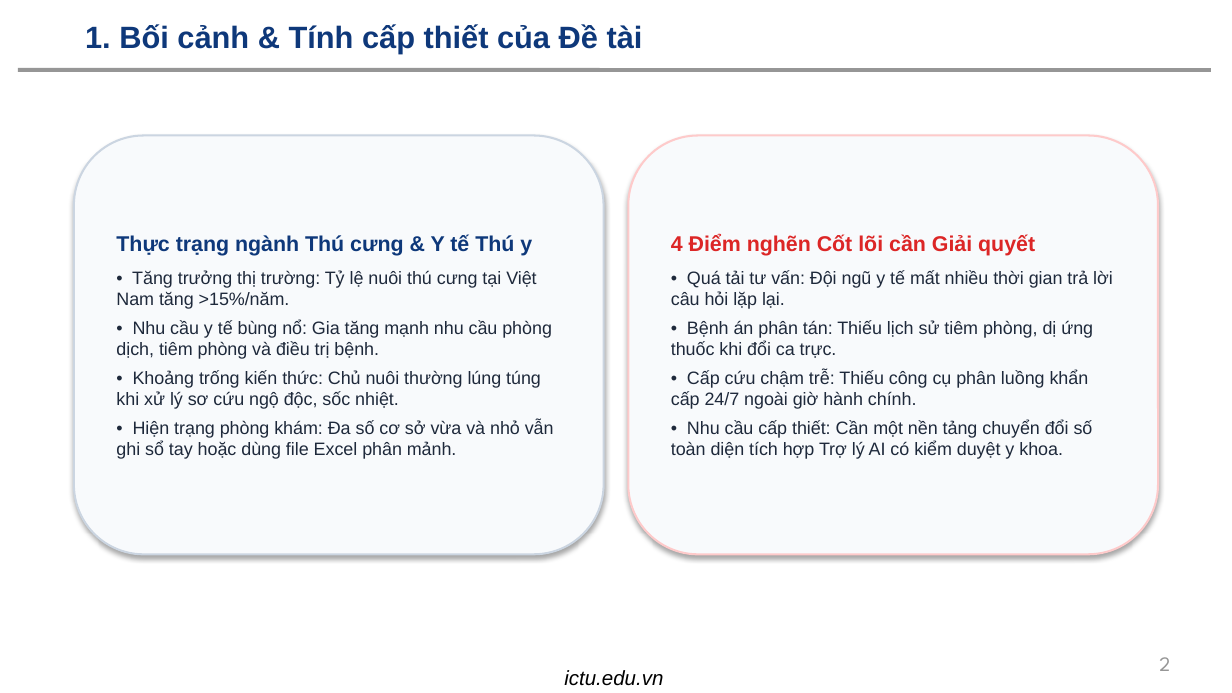
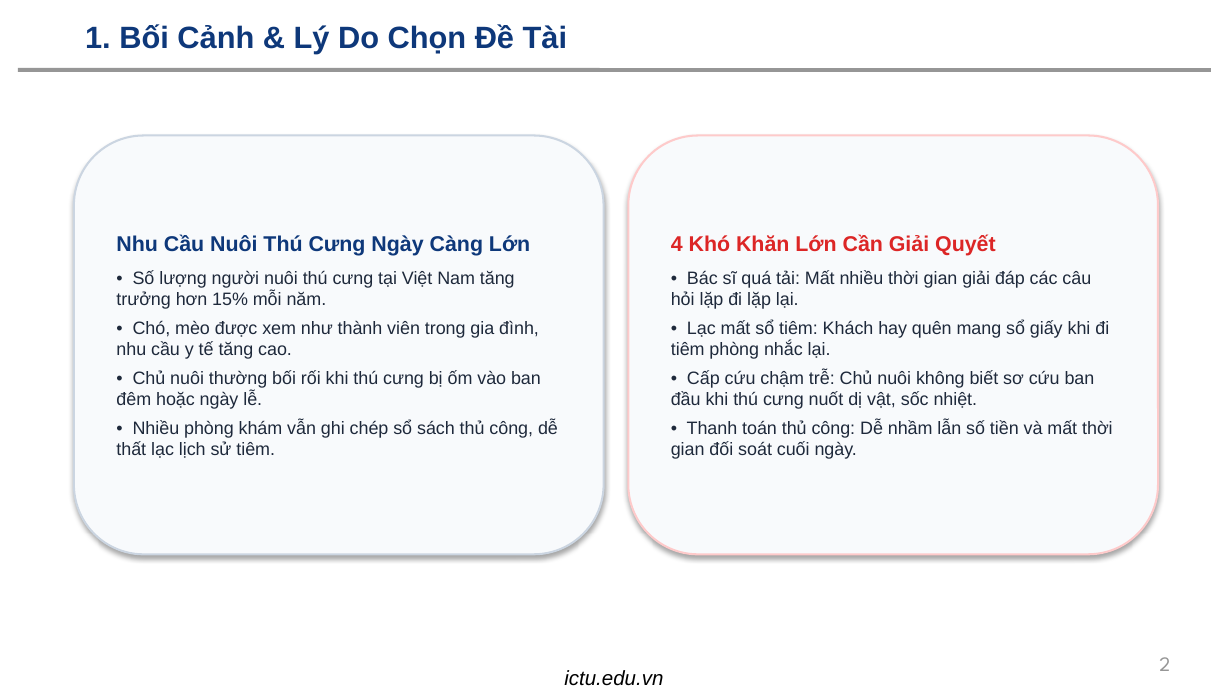
Before and after one commit to dtc245200209-lang/HE-THONG-QUAN-LY-THU-CUNG-VA-LICH-CHAM-SOC-CO-TICH-HOP-AI, a slide deck: slide 2 of BAO_CAO_THUYET_TRINH_PETCARE_AI.pptx. Drawn at 1232x693 pixels with LibreOffice and Linux fonts; fonts in the diff are those of the drawing; background and template pictures are left out. Boxes give left, top, right and bottom in pixels: in the first picture for what was removed or moved away, otherwise in the second. Text is boxed around its words. In the diff, an @@ line names an element or a change of style, - is before the commit and + after.

Commit message:
docs: Don gian hoa noi dung slide thuyet trinh, loai bo thuat toan phuc tap

```diff
--- a/BAO_CAO_THUYET_TRINH_PETCARE_AI.pptx
+++ b/BAO_CAO_THUYET_TRINH_PETCARE_AI.pptx
@@ title at bbox=[85, 24, 567, 53]: text changed @@
-1. Bối cảnh & Tính cấp thiết của Đề tài
+1. Bối Cảnh & Lý Do Chọn Đề Tài
@@ text in rounded rectangle at bbox=[116, 235, 558, 458]: text changed @@
-Thực trạng ngành Thú cưng & Y tế Thú y
-• Tăng trưởng thị trường: Tỷ lệ nuôi thú cưng tại Việt Nam tăng >15%/năm.
-• Nhu cầu y tế bùng nổ: Gia tăng mạnh nhu cầu phòng dịch, tiêm phòng và điều trị bệnh.
-• Khoảng trống kiến thức: Chủ nuôi thường lúng túng khi xử lý sơ cứu ngộ độc, sốc nhiệt.
-• Hiện trạng phòng khám: Đa số cơ sở vừa và nhỏ vẫn ghi sổ tay hoặc dùng file Excel phân mảnh.
+Nhu Cầu Nuôi Thú Cưng Ngày Càng Lớn
+• Số lượng người nuôi thú cưng tại Việt Nam tăng trưởng hơn 15% mỗi năm.
+• Chó, mèo được xem như thành viên trong gia đình, nhu cầu y tế tăng cao.
+• Chủ nuôi thường bối rối khi thú cưng bị ốm vào ban đêm hoặc ngày lễ.
+• Nhiều phòng khám vẫn ghi chép sổ sách thủ công, dễ thất lạc lịch sử tiêm.
@@ text in rounded rectangle at bbox=[671, 235, 1113, 459]: text changed @@
-4 Điểm nghẽn Cốt lõi cần Giải quyết
-• Quá tải tư vấn: Đội ngũ y tế mất nhiều thời gian trả lời câu hỏi lặp lại.
-• Bệnh án phân tán: Thiếu lịch sử tiêm phòng, dị ứng thuốc khi đổi ca trực.
-• Cấp cứu chậm trễ: Thiếu công cụ phân luồng khẩn cấp 24/7 ngoài giờ hành chính.
-• Nhu cầu cấp thiết: Cần một nền tảng chuyển đổi số toàn diện tích hợp Trợ lý AI có kiểm duyệt y khoa.
+4 Khó Khăn Lớn Cần Giải Quyết
+• Bác sĩ quá tải: Mất nhiều thời gian giải đáp các câu hỏi lặp đi lặp lại.
+• Lạc mất sổ tiêm: Khách hay quên mang sổ giấy khi đi tiêm phòng nhắc lại.
+• Cấp cứu chậm trễ: Chủ nuôi không biết sơ cứu ban đầu khi thú cưng nuốt dị vật, sốc nhiệt.
+• Thanh toán thủ công: Dễ nhầm lẫn số tiền và mất thời gian đối soát cuối ngày.
```
Also in this commit, not shown: 13 other slides changed, 2 other files.
